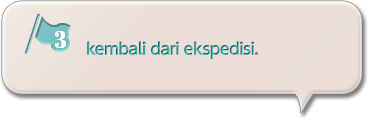
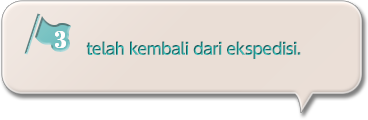
The second 368px x 120px image is a revision of the first. Changes to its layers:
renamed "kembali dari ekspedisi." to "telah kembali dari ekspedisi.", painted on it over [86, 41, 301, 59]
